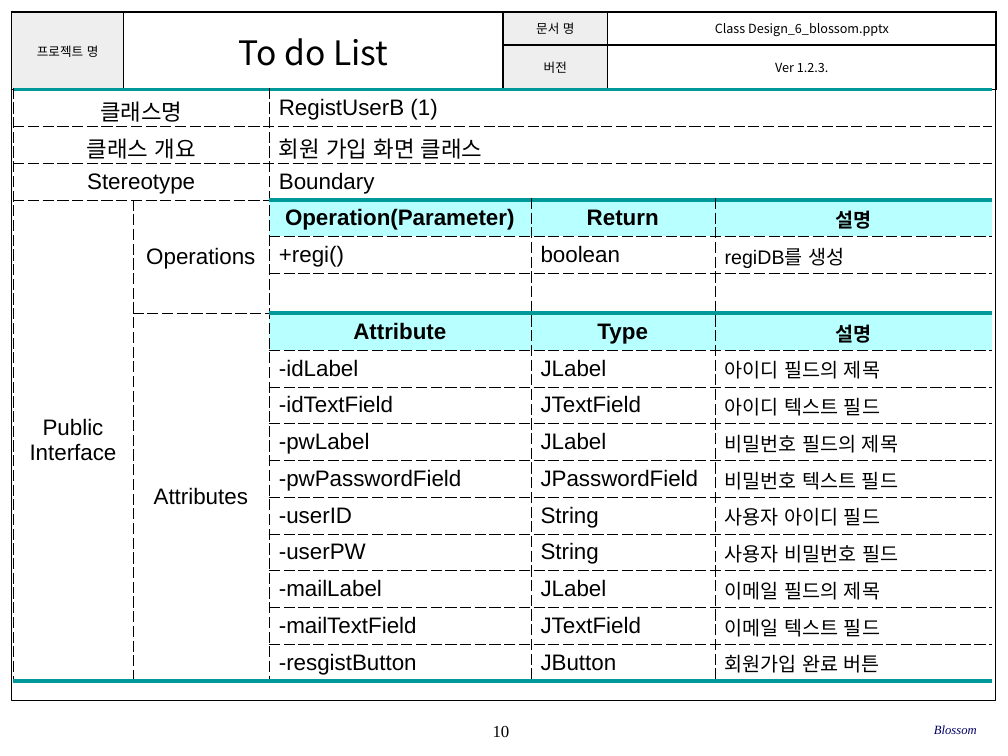
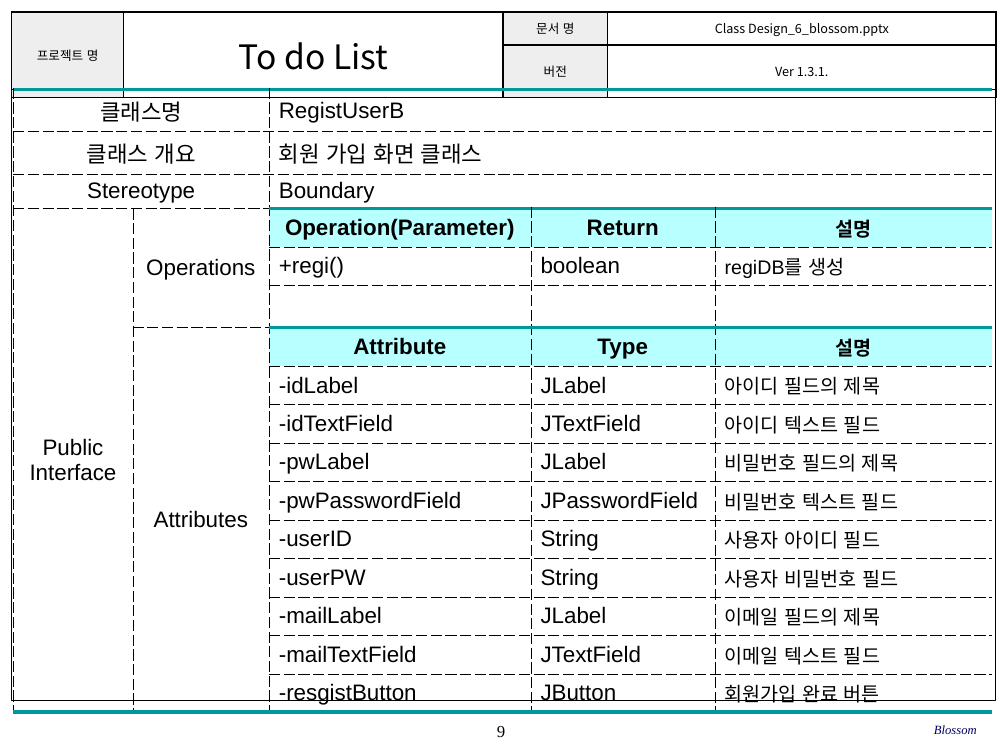
Before and after one commit to SE-admin/SE2017_6_blossom, a slide deck: slide 9 of doc/3_ 설계서/Class Design_6_blossom.pptx (slide 10 before the commit). Drawn at 1008x756 pixels with LibreOffice and Linux fonts; fonts in the diff are those of the drawing; background and template pictures are left out. Boxes give left, top, right and bottom in pixels: in the first picture for what was removed or moved away, otherwise in the second. Text is boxed around its words. In the diff, an @@ line names an element or a change of style, - is before the commit and + after.

```diff
--- a/doc/3_ 설계서/Class Design_6_blossom.pptx
+++ b/doc/3_ 설계서/Class Design_6_blossom.pptx
@@ table at box(11, 12, 996, 126) @@
-row 2, column 4: Ver 1.2.3.
+row 2, column 4: Ver 1.3.1.
@@ table at box(13, 90, 992, 709) @@
-row 1, column 3: RegistUserB (1)
+row 1, column 3: RegistUserB
@@ page number at box(497, 726, 505, 737): text changed @@
-10
+9
```
Also in this commit, not shown: 22 other slides changed, 2 slides added, 1 slide removed.
